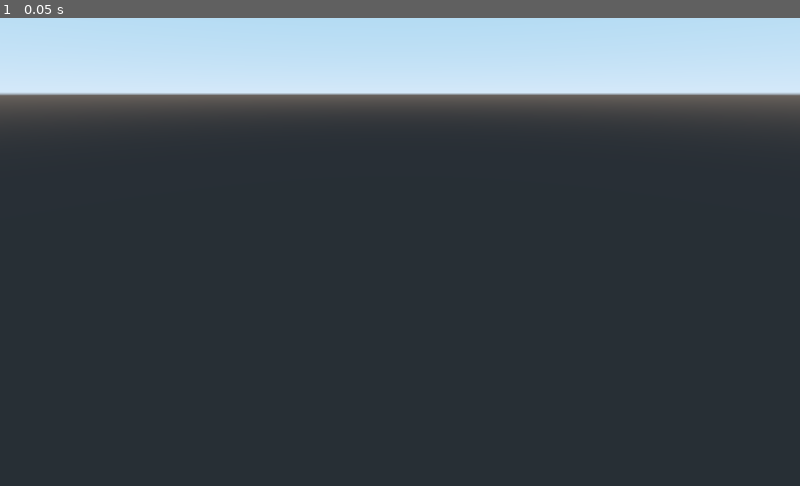
Above: before the commit, frame 1.
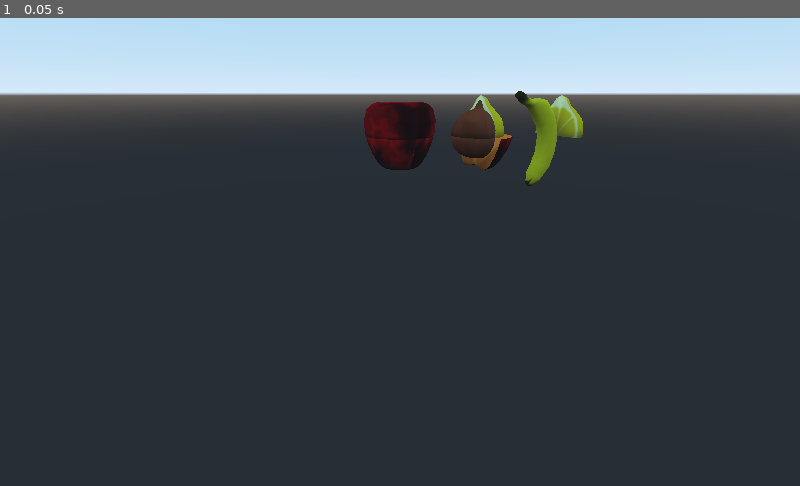
Above: after the commit, the same moment.

Repository: angrykoala/sgdjam21
Game: Godot game, scene res://entities/unioner/OnionerTest.tscn
Same seed, same stepped clock (60 frames per second), same inputs: the game is played once before the commit and once after it. This scene is started directly instead of the project's main scene.
Inputs:
- Up to frame 1 (0.05 s): no input

The runs differ from the first frame. In frame 1, 2.3% of the frame differs, in the area x 45-73%, y 15-36%.
Error before the commit: Parse Error: Can't preload resource at path: res://entities/fruits/apple/Manzana.tscn (res://entities/unioner/OnionerPlus.gd:3)

Commit message:
Creación de frankenfrutas
Fallan las naranjas?

Diff:
--- a/entities/fruits/FrankenFruta.gd
+++ b/entities/fruits/FrankenFruta.gd
@@ -1,33 +1,39 @@
 extends Spatial
 
-
+var nombre="Frankenfruta"
 var frutas=["Manzana","Limon","Naranja","Cebolla","Platano"]
+var codigo_fruta={"Manzana":0,"Limon":1,"Naranja":2,"Cebolla":3,"Platano":4}
 onready var nodos_frutas={"Manzana":$Manzana,"Limon":$Limon,"Naranja":$Naranja,
 	"Cebolla":$Cebolla,"Platano":$Platano}
-export var visibles=[0,0,1,3]
+var visibles_piezas=[null,null,null,null] setget mostrar_frankenfruta, get_visible
+
+func get_visible():
+	return visibles_piezas
 
 # Called when the node enters the scene tree for the first time.
 func _ready():
-	limpiar()
-	mostrar_frankenfruta(visibles)
+	# limpiar()
+	#mostrar_frankenfruta(visibles)
+	pass
 
 func limpiar():
 	for fruta in frutas:
 		for nodo in nodos_frutas[fruta].get_children():
 			nodo.visible=false
-		nodos_frutas[fruta].visible=false
+		# nodos_frutas[fruta].visible=false
 
 func mostrar_frankenfruta(visibles_):
-	var cuadrantes=["1_4A","1_4AA","1_4B","1_4BB"]
+	var cuadrantes=["1_4AA","1_4A","1_4B","1_4BB"]
 
 	for i in range(0,len(visibles_)):
-		var visible=frutas[visibles_[i]]
-		if visible!=null:
-			var nodo=get_node(visible+"/"+visible+"-"+cuadrantes[i])
-			nodo.visible=true
-			nodo=get_node(visible)
-			nodo.visible=true
-			print(visible+"/"+visible+"-"+cuadrantes[i])
+		if visibles_[i]!=null:
+			var visible=frutas[visibles_[i]]
+			if visible!=null:
+				var nodo=get_node(visible+"/"+visible+"-"+cuadrantes[i])
+				nodo.visible=true
+				nodo=get_node(visible)
+				nodo.visible=true
+				# print(visible+"/"+visible+"-"+cuadrantes[i])
 
 # Called every frame. 'delta' is the elapsed time since the previous frame.
 #func _process(delta):
--- a/entities/fruits/FrankenFruta.tscn
+++ b/entities/fruits/FrankenFruta.tscn
@@ -81,7 +81,6 @@
 script = ExtResource( 14 )
 
 [node name="Manzana" type="Spatial" parent="."]
-visible = false
 
 [node name="Manzana-1_4A" type="MeshInstance" parent="Manzana"]
 visible = false
@@ -94,6 +93,7 @@
 material/0 = ExtResource( 2 )
 
 [node name="Manzana-1_4B" type="MeshInstance" parent="Manzana"]
+transform = Transform( -1, 0, 0, 0, 1, 0, 0, 0, 1, 0, 0, 0 )
 visible = false
 mesh = ExtResource( 9 )
 material/0 = ExtResource( 2 )
@@ -105,7 +105,6 @@
 
 [node name="Limon" type="Spatial" parent="."]
 transform = Transform( 1.5, 0, 0, 0, 1.5, 0, 0, 0, 1.5, 0, 0, 0 )
-visible = false
 
 [node name="Limon-1_4A" type="MeshInstance" parent="Limon"]
 visible = false
@@ -129,30 +128,28 @@
 
 [node name="Naranja" type="Spatial" parent="."]
 transform = Transform( 1.5, 0, 0, 0, 1.5, 0, 0, 0, 1.5, 0, 0, 0 )
-visible = false
 
-[node name="Naranja-1_4A" type="MeshInstance" parent="Naranja"]
+[node name="Naranja-1_4B" type="MeshInstance" parent="Naranja"]
 visible = false
 mesh = ExtResource( 11 )
 material/0 = ExtResource( 1 )
 
-[node name="Naranja-1_4AA" type="MeshInstance" parent="Naranja"]
+[node name="Naranja-1_4BB" type="MeshInstance" parent="Naranja"]
 visible = false
 mesh = ExtResource( 7 )
 material/0 = ExtResource( 1 )
 
-[node name="Naranja-1_4B" type="MeshInstance" parent="Naranja"]
+[node name="Naranja-1_4A" type="MeshInstance" parent="Naranja"]
 visible = false
 mesh = ExtResource( 4 )
 material/0 = ExtResource( 1 )
 
-[node name="Naranja-1_4BB" type="MeshInstance" parent="Naranja"]
+[node name="Naranja-1_4AA" type="MeshInstance" parent="Naranja"]
 visible = false
 mesh = ExtResource( 10 )
 material/0 = ExtResource( 1 )
 
 [node name="Cebolla" type="Spatial" parent="."]
-visible = false
 
 [node name="Cebolla-1_4A" type="MeshInstance" parent="Cebolla"]
 visible = false
@@ -176,7 +173,6 @@
 
 [node name="Platano" type="Spatial" parent="."]
 transform = Transform( -4.37114e-08, 0, 1, 0, 1, 0, -1, 0, -4.37114e-08, 0, 0, 0 )
-visible = false
 
 [node name="Platano-1_4AA" type="MeshInstance" parent="Platano"]
 transform = Transform( 1, 0, 0, 0, 1, 0, 0, 0, 1, 0.638848, -0.257316, 0 )
--- a/entities/fruits/FrankenFrutaTest.tscn
+++ b/entities/fruits/FrankenFrutaTest.tscn
@@ -9,11 +9,9 @@
 
 [node name="FrankenFruta2" parent="." instance=ExtResource( 1 )]
 transform = Transform( -4.37114e-08, 0, -1, 0, 1, 0, 1, 0, -4.37114e-08, -8.38217, 0, 0 )
-visibles = [ 1, 1, 1, 4 ]
 
 [node name="FrankenFruta3" parent="." instance=ExtResource( 1 )]
 transform = Transform( -4.37114e-08, 0, -1, 0, 1, 0, 1, 0, -4.37114e-08, 6.95412, 0, 0 )
-visibles = [ 0, 1, 2, 3 ]
 
 [node name="Camera" type="Camera" parent="."]
 transform = Transform( 1, 0, 0, 0, 1, 0, 0, 0, 1, 0.19619, 0, 17.0818 )
--- a/entities/unioner/OnionerPlus.gd
+++ b/entities/unioner/OnionerPlus.gd
@@ -1,9 +1,10 @@
 extends Spatial
 
-var frutas_scenes = {"Manzana":preload("res://entities/fruits/apple/Manzana.tscn"),
-		"Naranja":preload("res://entities/fruits/orange/Naranja.tscn")
-		}
-
+# var frutas_scenes = {"Manzana":preload("res://entities/fruits/apple/Manzana.tscn"),
+#		"Naranja":preload("res://entities/fruits/orange/Naranja.tscn")
+#		}
+
+var Frankenfruta=preload("res://entities/fruits/FrankenFruta.tscn")
 export var combos={"Manzajabolla":[{"Manzana":2,"Naranja":1,"Cebolla":1},12],
 					"Manzaranja":[{"Manzana":2,"Naranja":2},9]}
 
@@ -15,6 +16,10 @@
 #Bananolla
 #Bananja
 #Manana
+
+#Elena:
+#Naramon
+#Limonmanzplat
 
 var rng = RandomNumberGenerator.new()
 
@@ -70,31 +75,37 @@
 		var trozos_frutilla=0
 
 		for fruta in part_list:
-			var trozos=rng.randi_range(0,part_list[fruta])
-			frutilla[fruta]=trozos
-			part_list[fruta]=part_list[fruta]-trozos
-			ingredientes=ingredientes-trozos
+			if trozos_frutilla<4:
+				#var trozos=rng.randi_range(0,part_list[fruta])
+				var trozos=min(part_list[fruta],max(0,4-trozos_frutilla))
+				frutilla[fruta]=trozos
+				part_list[fruta]=part_list[fruta]-trozos
+				ingredientes=ingredientes-trozos
+				trozos_frutilla=trozos_frutilla+trozos
 
 #		part_list=ordenar_ingredientes(part_list)
 		var frutilla_ordenada=ordenar_ingredientes(frutilla)
-		var nombre=generar_nombre(frutilla_ordenada)
-		instanciar_frankenfruta(nombre,frutilla_ordenada)
-		frankenfruits.append(instanciar_frankenfruta(nombre,frutilla_ordenada))
+		var nombre=generar_nombre(frutilla_ordenada) # añadir si es manzana completa, el nombre completo
+		var frutaa=instanciar_frankenfruta(nombre,frutilla_ordenada)
+		frankenfruits.append(frutaa)
 
 	return frankenfruits
 
 func ordenar_ingredientes(part_list):
 	var ordenado=[]
+
 	var mayor
 
 	while not part_list.empty():
 		mayor=null
 		for ingrediente in part_list:
-			if mayor==null or part_list[mayor]<=part_list[mayor]:
+			if mayor==null or (part_list[mayor]<=part_list[ingrediente] and part_list[ingrediente]>0):
 				mayor=ingrediente
 
 		# ordenado.append(mayor)
-		ordenado.append([mayor,part_list[mayor]])
+		if mayor!=null:
+			ordenado.append([mayor,part_list[mayor]])
+
 		part_list.erase(mayor)
 
 	return ordenado
@@ -122,30 +133,27 @@
 	return nombre
 
 func instanciar_frankenfruta(nombre,part_list):
-	var frankenfruta=null
-	var frankenfruta_=Spatial.new()
 	var offset=rng.randi_range(0,3)
+	offset=0 #### comment to create different combinations
+	var frankenfruta=Frankenfruta.instance()
+	frankenfruta.nombre=nombre
 
 	#print(nombre+" "+str(part_list))
 	for fruta_ in part_list:
 		var fruta=fruta_[0]
 		var cantidad=fruta_[1]
 
-		if cantidad>0 and (fruta in frutas_scenes):
-			frankenfruta=frutas_scenes[fruta].instance()
-
+		if cantidad>0:
 			for i in range(0,cantidad):
 				var visible=false
 
 				if cantidad>0:
-					visible=true
-				frankenfruta.visibles[(i+offset)%4]=visible
+					frankenfruta.visibles_piezas[(i+offset)%4]=frankenfruta.codigo_fruta[fruta]
 
 			offset=(offset+cantidad)%4
 
-			frankenfruta_.add_child(frankenfruta)
-
-	return frankenfruta_
+	frankenfruta.mostrar_frankenfruta(frankenfruta.visibles_piezas)
+	return frankenfruta
 
 func suficientes_ingredientes_para_combo(combo,part_list):
 	var suficientes=true
--- a/entities/unioner/OnionerTest.gd
+++ b/entities/unioner/OnionerTest.gd
@@ -8,7 +8,7 @@
 
 # Called when the node enters the scene tree for the first time.
 func _ready():
-	var ingredientes={"Manzana":2,"Naranja":1,"Limon":1}
+	var ingredientes={"Manzana":5,"Cebolla":2,"Limon":2,"Platano":2}
 	var frankenfruits=$OnionerPlus.create_franken_fruits(ingredientes)
 
 	for frankenfruta in frankenfruits:
@@ -16,6 +16,9 @@
 			pass
 		else:
 			self.add_child(frankenfruta)
+			frankenfruta.transform.origin=$Position.transform.origin
+			frankenfruta.rotate(Vector3.UP,90.0)
+			$Position.transform.origin.x=$Position.transform.origin.x+4
 
 # Called every frame. 'delta' is the elapsed time since the previous frame.
 #func _process(delta):
--- a/entities/unioner/OnionerTest.tscn
+++ b/entities/unioner/OnionerTest.tscn
@@ -12,7 +12,7 @@
 [node name="OnionerPlus" parent="." instance=ExtResource( 2 )]
 
 [node name="Camera" type="Camera" parent="."]
-transform = Transform( 1, 0, 0, 0, 0.903918, 0.427705, 0, -0.427705, 0.903918, -0.0138807, 1.94904, 5.71018 )
+transform = Transform( 1, 0, 0, 0, 0.903918, 0.427705, 0, -0.427705, 0.903918, 0, 1.949, 18.2112 )
 
 [node name="StaticBody" type="StaticBody" parent="."]
 transform = Transform( 1, 0, 0, 0, 0.960857, -0.277046, 0, 0.277046, 0.960857, 0, 0, 0 )
@@ -20,3 +20,5 @@
 [node name="CollisionShape" type="CollisionShape" parent="StaticBody"]
 transform = Transform( 1, 0, 0, 0, 1, 0, 0, 0, 1, 0, -2.59918, 0 )
 shape = SubResource( 1 )
+
+[node name="Position" type="Position3D" parent="."]
Binary file added: assets/brazos/boca.fbx
Not shown, added: assets/brazos/boca.fbx.import
